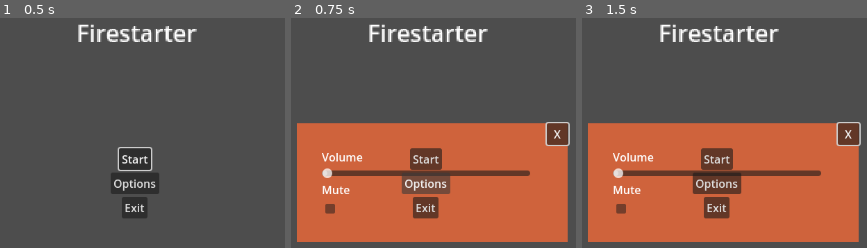
Above: before the commit, frames 1-3 (left to right).
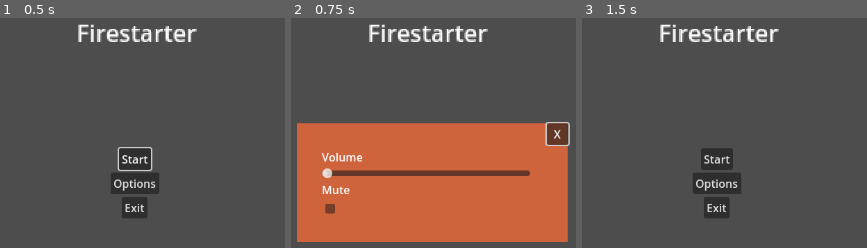
Above: after the commit, the same moments.

Repository: jo9182/Firestarter
Game: Godot game, scene res://scenes/menu.tscn
The game is run twice, just before and just after one commit, with the same random seed, the same clock (stepped at 60 frames per second) and the same inputs.
Inputs:
- Up to frame 1 (0.5 s): no input
- Up to frame 2 (0.75 s): click "Options" at 0.5 s
- Up to frame 3 (1.5 s): click "X" at 1.25 s

Frame 1 is identical in both runs. In frame 2, 3.3% of the frame differs, in the area x 38-56%, y 56-88%; in frame 3, 49%, in the area x 2-98%, y 45-98%.

Commit message:
Settings work again

Diff:
--- a/scenes/cliffside.tscn
+++ b/scenes/cliffside.tscn
@@ -134,7 +134,7 @@
 1:6/0/y_sort_origin = 6
 1:6/0/physics_layer_0/polygon_0/points = PackedVector2Array(-5.03605, -8, -1.61873, -8, -0.719435, -2.87774, 8, -2.33816, 8, 5.75548, -4.49647, 5.39576)
 2:6/0 = 0
-2:6/0/y_sort_origin = 6
+2:6/0/y_sort_origin = -4
 2:6/0/physics_layer_0/polygon_0/points = PackedVector2Array(-8, 4.13675, -8, -2.69788, -0.719435, -2.87774, 8, -3.59717, 8, 5.75548, -4.49647, 5.39576)
 3:6/0 = 0
 3:6/0/y_sort_origin = 6
@@ -152,6 +152,7 @@
 4:2/0 = 0
 5:2/0 = 0
 4:4/0 = 0
+4:4/0/y_sort_origin = -4
 4:5/0 = 0
 4:6/0 = 0
 4:6/0/y_sort_origin = 6
@@ -159,6 +160,7 @@
 5:6/0/y_sort_origin = 6
 5:5/0 = 0
 5:4/0 = 0
+5:4/0/y_sort_origin = -4
 3:7/0 = 0
 2:7/0 = 0
 1:7/0 = 0
@@ -589,6 +591,7 @@
 
 [node name="cliff" type="TileMapLayer" parent="."]
 z_index = 1
+y_sort_enabled = true
 use_parent_material = true
 tile_map_data = PackedByteArray("AAAFAAMAAAAEAAQAAAAOAAMAAAAFAAQAAAANAAcAAAABAAQAAAAOAAcAAAAFAAUAAAANAAoAAAAFAAUAAAAFAA …(528 unchanged characters)…
 tile_set = SubResource("TileSet_hjun4")
--- a/scenes/menu.tscn
+++ b/scenes/menu.tscn
@@ -3,7 +3,7 @@
 [ext_resource type="Script" uid="uid://e0a1jant5wsi" path="res://scripts/menu.gd" id="1_yqeox"]
 
 [node name="Menu" type="Control"]
-process_mode = 3
+z_index = -1
 layout_mode = 3
 anchors_preset = 15
 anchor_right = 1.0
@@ -31,6 +31,7 @@
 [node name="CanvasLayer" type="CanvasLayer" parent="."]
 
 [node name="VBoxContainer" type="VBoxContainer" parent="CanvasLayer"]
+z_index = -3
 anchors_preset = 8
 anchor_left = 0.5
 anchor_top = 0.5
--- a/scenes/settings.tscn
+++ b/scenes/settings.tscn
@@ -3,8 +3,7 @@
 [ext_resource type="Script" uid="uid://brhd770370ivp" path="res://scripts/settings.gd" id="1_5p8wc"]
 
 [node name="settings" type="Control"]
-process_mode = 3
-z_index = 3
+z_index = 20
 layout_mode = 3
 anchors_preset = 15
 anchor_right = 1.0
@@ -13,8 +12,12 @@
 grow_vertical = 2
 script = ExtResource("1_5p8wc")
 
-[node name="ColorRect" type="ColorRect" parent="."]
-layout_mode = 0
+[node name="CanvasLayer" type="CanvasLayer" parent="."]
+process_priority = 1
+layer = 2
+
+[node name="ColorRect" type="ColorRect" parent="CanvasLayer"]
+z_index = 3
 offset_left = 390.0
 offset_top = 238.0
 offset_right = 430.0
@@ -22,17 +25,17 @@
 scale = Vector2(9.76211, 4.26824)
 color = Color(0.809982, 0.388597, 0.235883, 1)
 
-[node name="Button" type="Button" parent="."]
+[node name="Button" type="Button" parent="CanvasLayer"]
+z_index = 3
 custom_minimum_size = Vector2(30, 0)
-layout_mode = 0
 offset_left = 750.0
 offset_top = 238.0
 offset_right = 781.0
 offset_bottom = 269.0
 text = "X"
 
-[node name="VBoxContainer" type="VBoxContainer" parent="."]
-layout_mode = 2
+[node name="VBoxContainer" type="VBoxContainer" parent="CanvasLayer"]
+z_index = 3
 offset_left = 426.0
 offset_top = 275.0
 offset_right = 726.0
@@ -40,23 +43,23 @@
 size_flags_horizontal = 4
 size_flags_vertical = 4
 
-[node name="volLabel" type="Label" parent="VBoxContainer"]
+[node name="volLabel" type="Label" parent="CanvasLayer/VBoxContainer"]
 layout_mode = 2
 text = "Volume"
 
-[node name="volume" type="HSlider" parent="VBoxContainer"]
+[node name="volume" type="HSlider" parent="CanvasLayer/VBoxContainer"]
 z_index = 4
 custom_minimum_size = Vector2(300, 0)
 layout_mode = 2
 
-[node name="muteLabel" type="Label" parent="VBoxContainer"]
+[node name="muteLabel" type="Label" parent="CanvasLayer/VBoxContainer"]
 layout_mode = 2
 text = "Mute"
 
-[node name="mute" type="CheckBox" parent="VBoxContainer"]
+[node name="mute" type="CheckBox" parent="CanvasLayer/VBoxContainer"]
 z_index = 4
 layout_mode = 2
 
-[connection signal="pressed" from="Button" to="." method="_on_button_pressed"]
-[connection signal="value_changed" from="VBoxContainer/volume" to="." method="_on_volume_value_changed"]
-[connection signal="toggled" from="VBoxContainer/mute" to="." method="_on_mute_toggled"]
+[connection signal="pressed" from="CanvasLayer/Button" to="." method="_on_button_pressed"]
+[connection signal="value_changed" from="CanvasLayer/VBoxContainer/volume" to="." method="_on_volume_value_changed"]
+[connection signal="toggled" from="CanvasLayer/VBoxContainer/mute" to="." method="_on_mute_toggled"]
--- a/scripts/settings.gd
+++ b/scripts/settings.gd
@@ -3,7 +3,7 @@
 
 
 func _ready():
-	$Button.grab_focus()
+	$CanvasLayer/Button.grab_focus()
 
 
 
